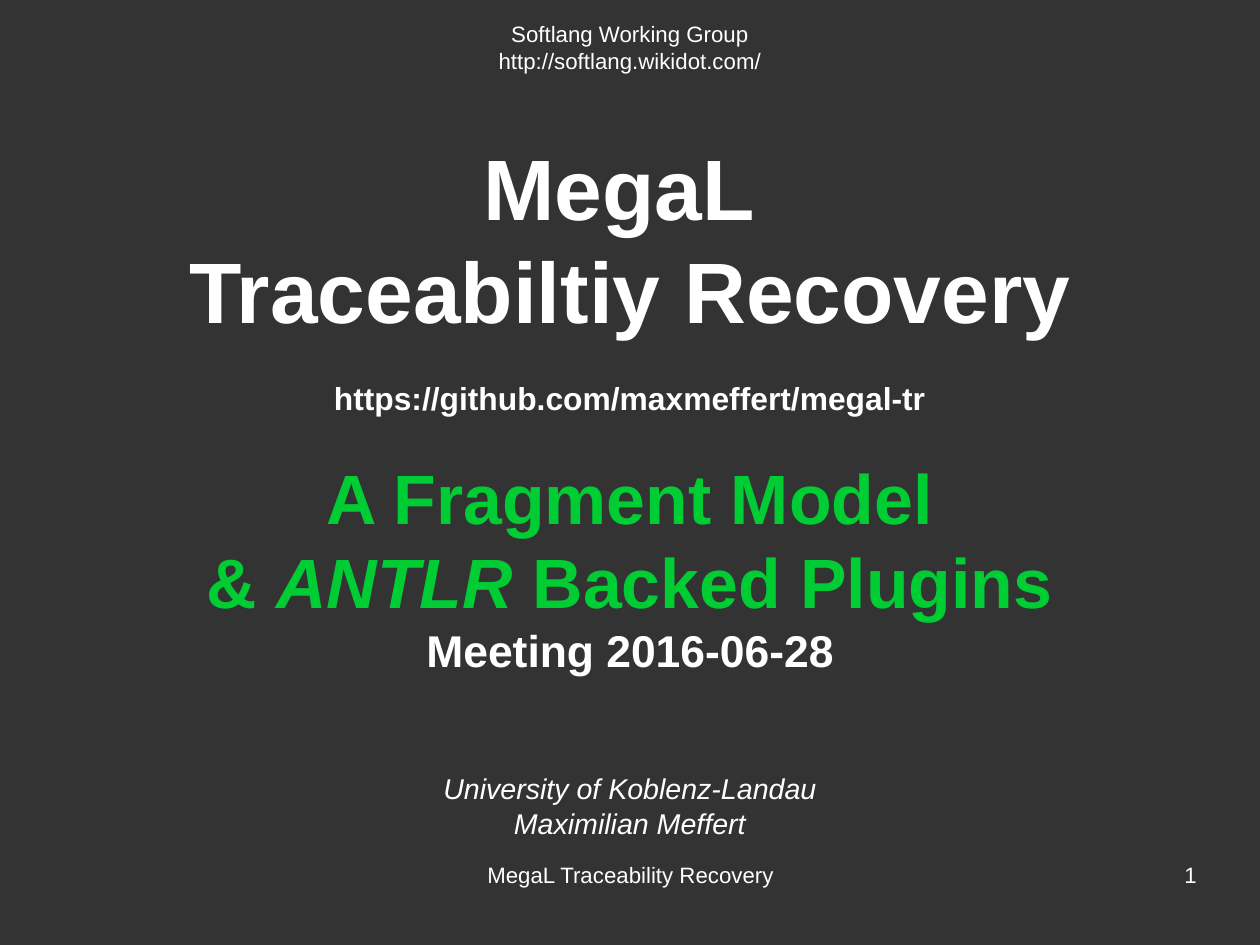
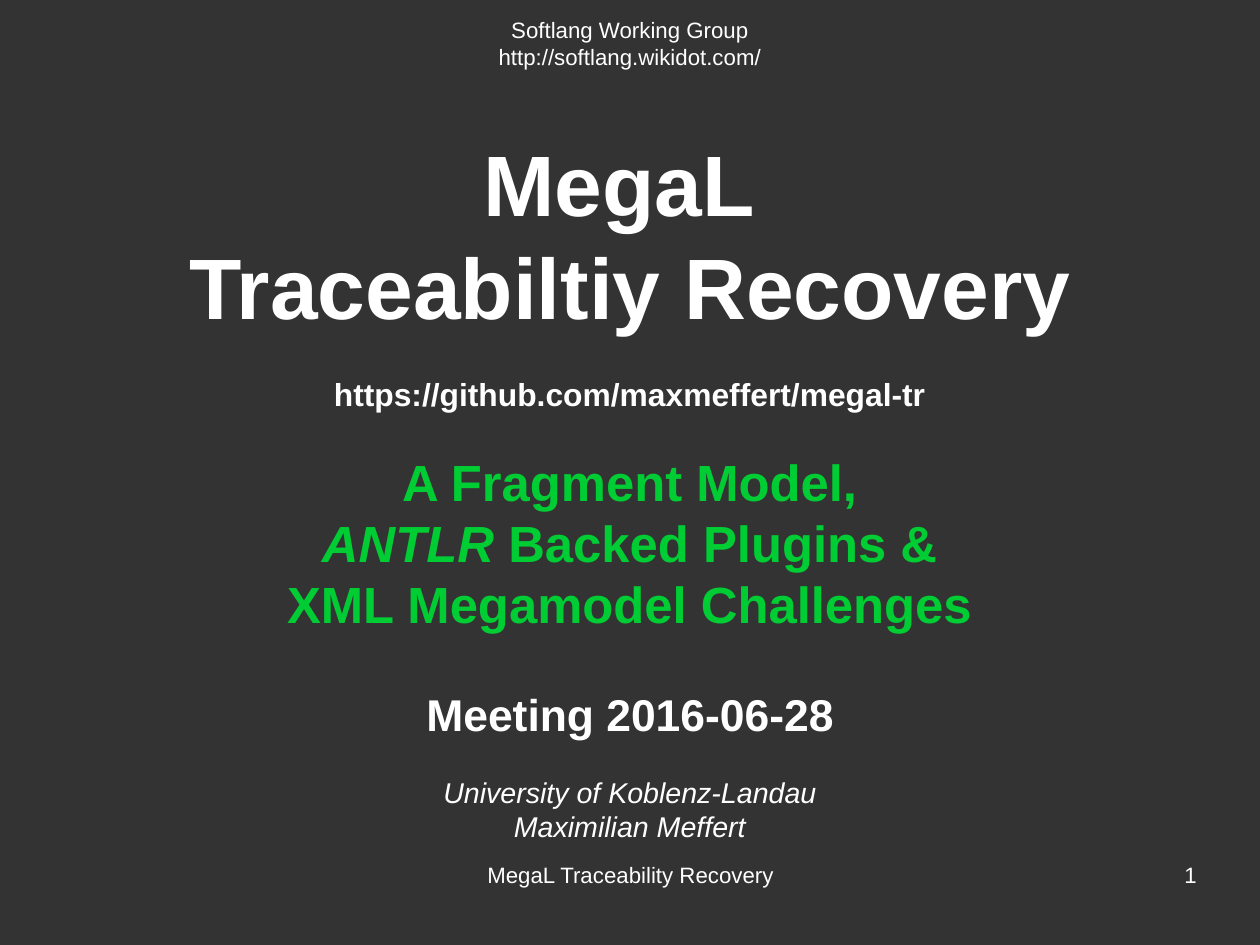
Before and after one commit to hayasam/megal-tr, a slide deck: slide 1 of slides/meeting-2016-06-28/meeting-2016-06-28.odp. Drawn at 1260x945 pixels with LibreOffice and Linux fonts; fonts in the diff are those of the drawing. Boxes give left, top, right and bottom in pixels: in the first picture for what was removed or moved away, otherwise in the second. Text is boxed around its words. In the diff, an @@ line names an element or a change of style, - is before the commit and + after.

Commit message:
added slides on xml megamodel challenges

```diff
--- a/slides/meeting-2016-06-28/meeting-2016-06-28.odp
+++ b/slides/meeting-2016-06-28/meeting-2016-06-28.odp
@@ subtitle at [287, 464, 972, 634]: text changed; size 44 to 32 pt @@
-A Fragment Model
-& ANTLR Backed Plugins
+A Fragment Model,
+ANTLR Backed Plugins &
+XML Megamodel Challenges
```
Also in this commit, not shown: 5 other slides changed, 2 slides added, 1 other file.
